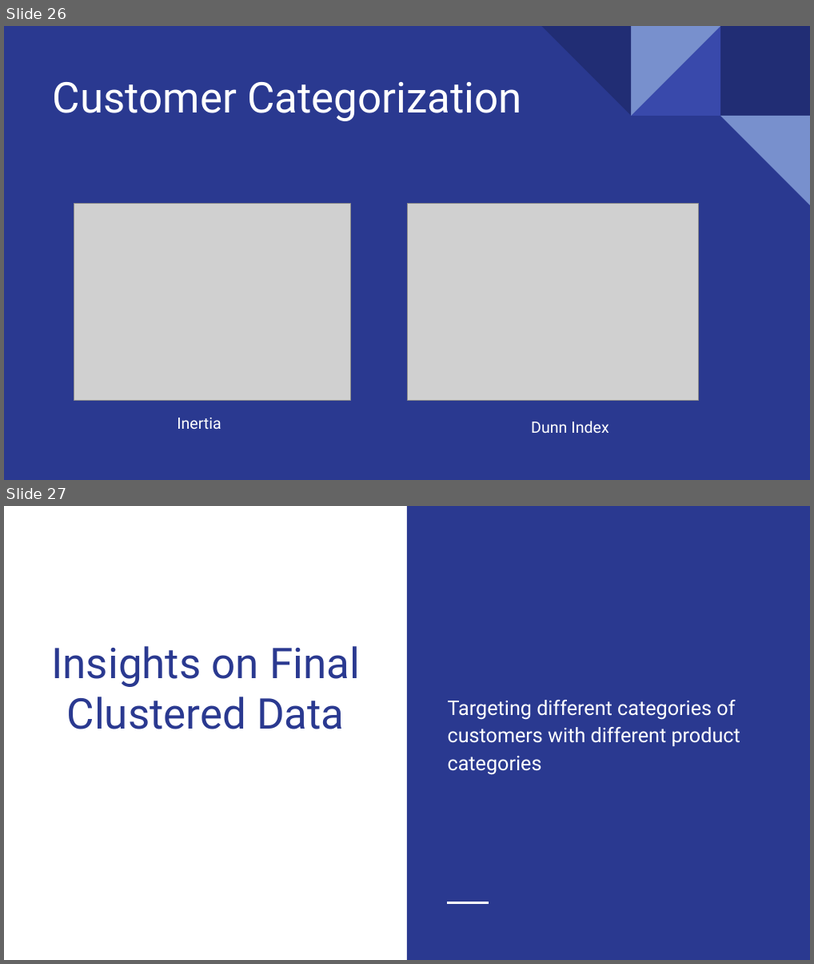
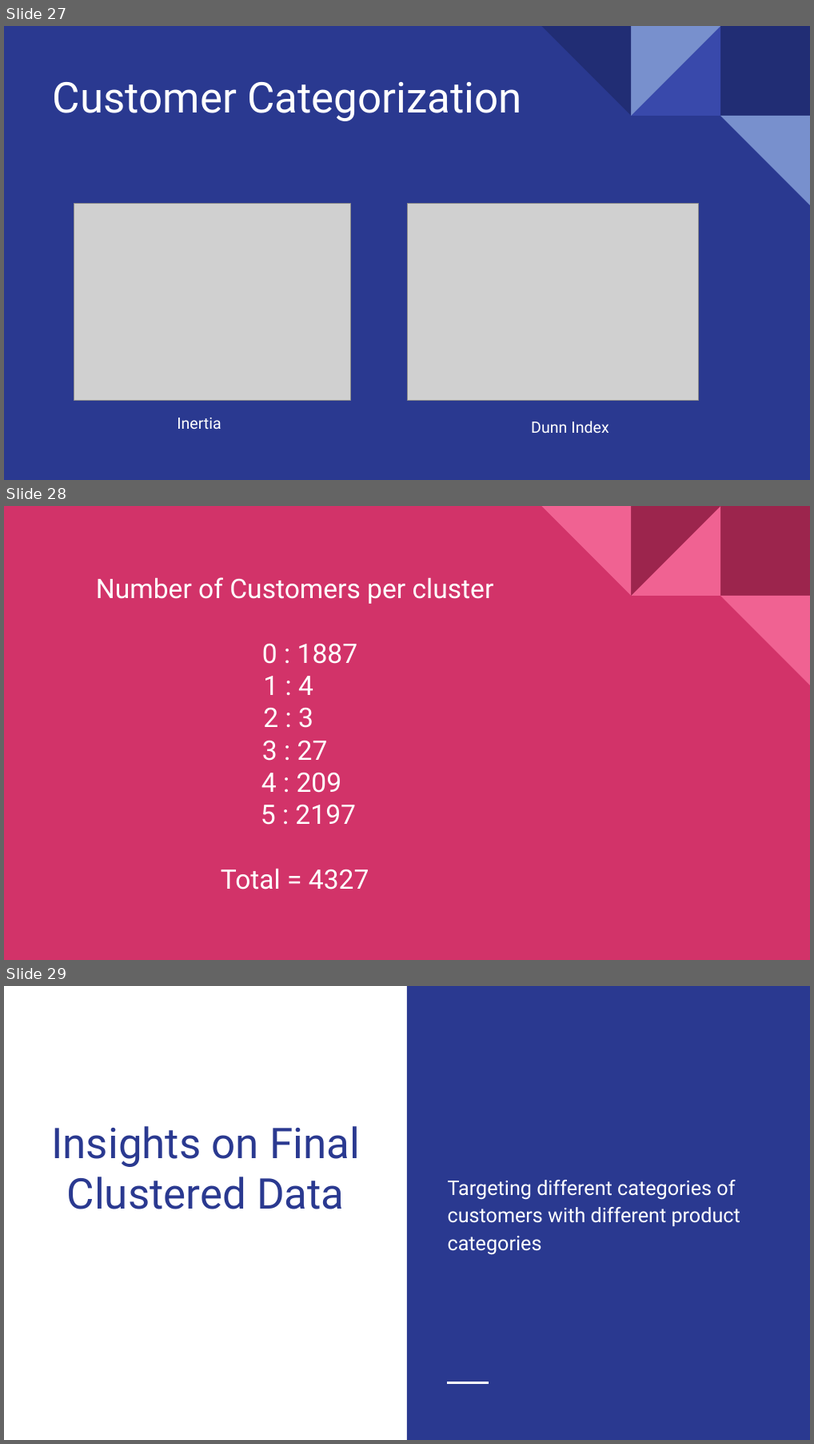
Before and after one commit to vaibhavviking/customer_segmentation, a slide deck: Customer_Segmentation.pptx. Shown one above the other, each under a label of ours: slides 26 and 27 before the commit, slides 27, 28 and 29 after it. The pictures are 814x964 and 814x1444 pixels, drawn with LibreOffice and Linux fonts; fonts in the diff are those of the drawing; grey boxes stand for pictures. Boxes give left, top, right and bottom in pixels: in the first picture for what was removed or moved away, otherwise in the second. Text is boxed around its words. In the diff, an @@ line names an element or a change of style, - is before the commit and + after.

```diff
--- a/Customer_Segmentation.pptx
+++ b/Customer_Segmentation.pptx
@@ slide 28 added at [4, 506, 810, 960], background #D23369 @@
@@ title added at [96, 577, 494, 889], 24 pt, text #FFFFFF @@
+Number of Customers per cluster
+0 : 1887
+1 : 4
+2 : 3
+3 : 27
+4 : 209
+5 : 2197
+Total = 4327
@@ group added at [542, 506, 810, 685]: 4 right triangles, 1 rectangle @@
@@ what was slide 26 is now slide 27 @@
@@ what was slide 27 is now slide 29 @@
```
Also in this commit, not shown: 1 other slide added.
